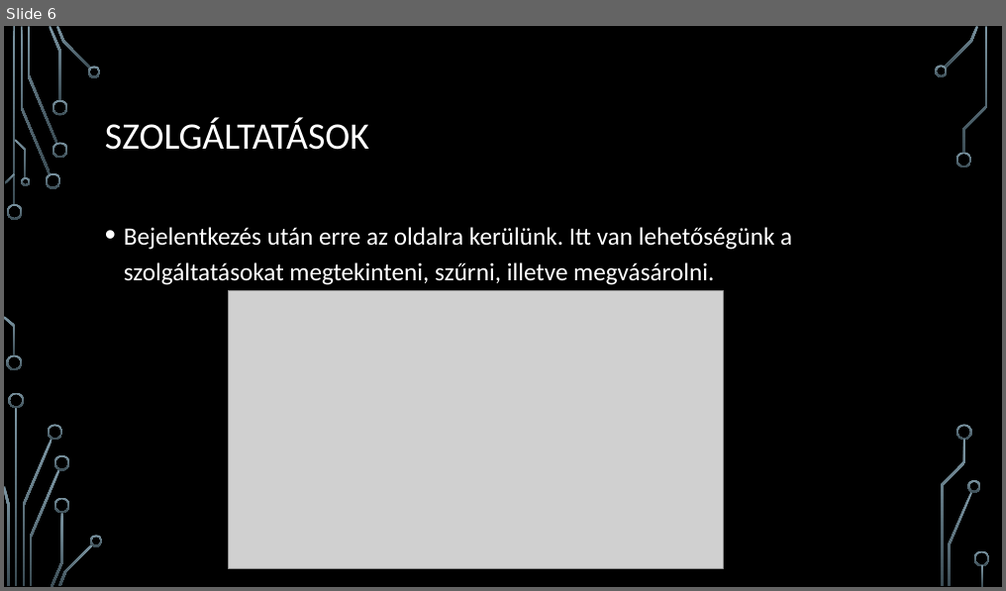
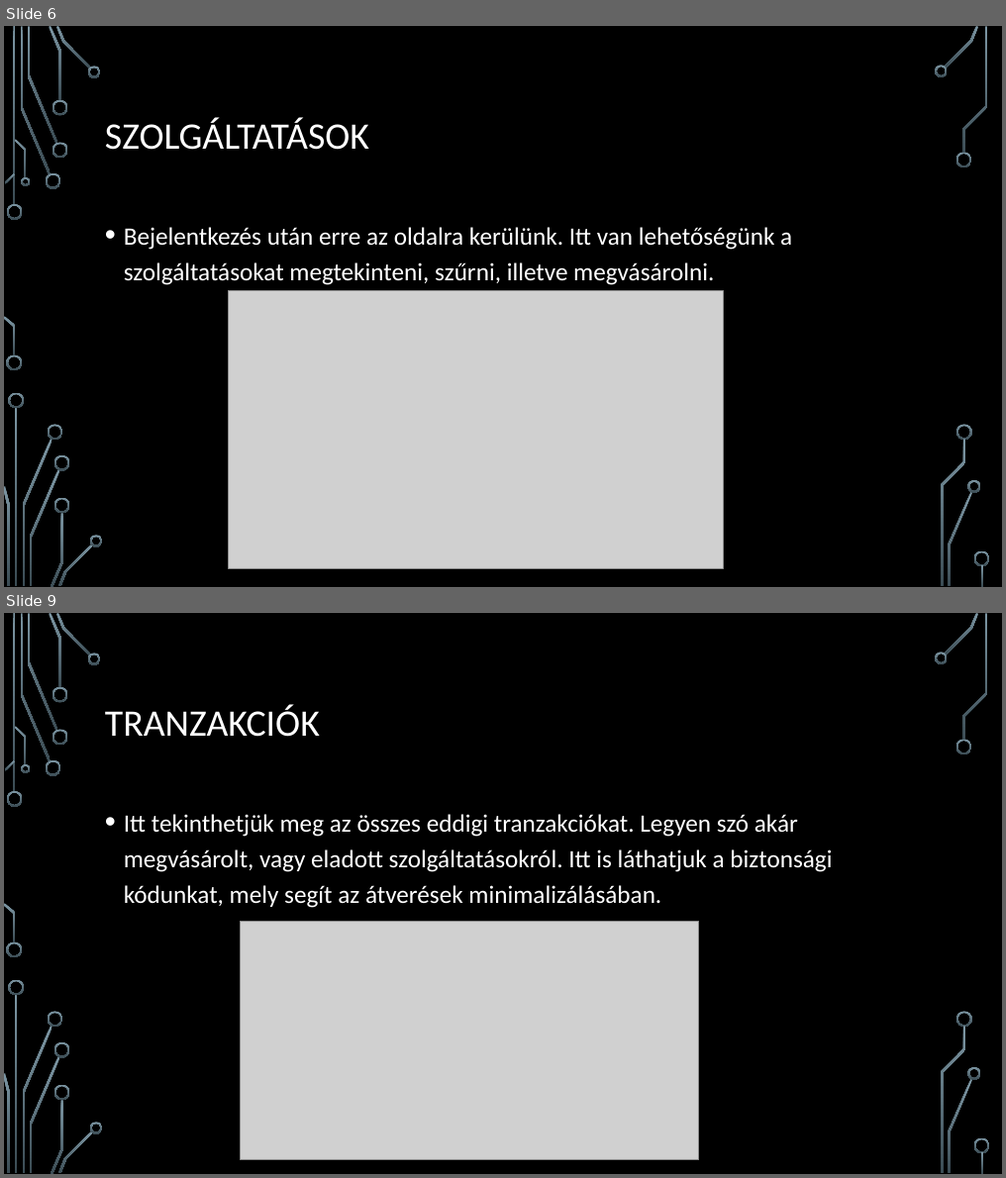
Before and after one commit to WitmannBence/Vizsgaremek, a slide deck: Documentation/VizsgaremekPPT.pptx. Shown one above the other, each under a label of ours: slide 6 before the commit, slides 6 and 9 after it; the slides between them are not shown. The pictures are 1006x591 and 1006x1178 pixels, drawn with LibreOffice and Linux fonts; fonts in the diff are those of the drawing; grey boxes stand for pictures; background and template pictures are left out. Boxes give left, top, right and bottom in pixels: in the first picture for what was removed or moved away, otherwise in the second. Text is boxed around its words. In the diff, an @@ line names an element or a change of style, - is before the commit and + after.

```diff
--- a/Documentation/VizsgaremekPPT.pptx
+++ b/Documentation/VizsgaremekPPT.pptx
@@ slide 9 added at <box>4,613,1002,1174</box>, background picture (left out); not listed: 36 template elements that a slide beside it also shows @@
@@ title added at <box>105,704,320,737</box>, 36 pt, text #FFFFFF @@
+TRANZAKCIÓK
@@ text added at <box>124,814,832,908</box>, 24 pt, text #FFFFFF @@
+• Itt tekinthetjük meg az összes eddigi tranzakciókat. Legyen szó akár megvásárolt, vagy eladott szolgáltatásokról. Itt is láthatjuk a biztonsági kódunkat, mely segít az átverések minimalizálásában.
@@ picture added at <box>241,922,699,1160</box> @@
```
Also in this commit, not shown: 1 slide changed, 2 other slides added.
